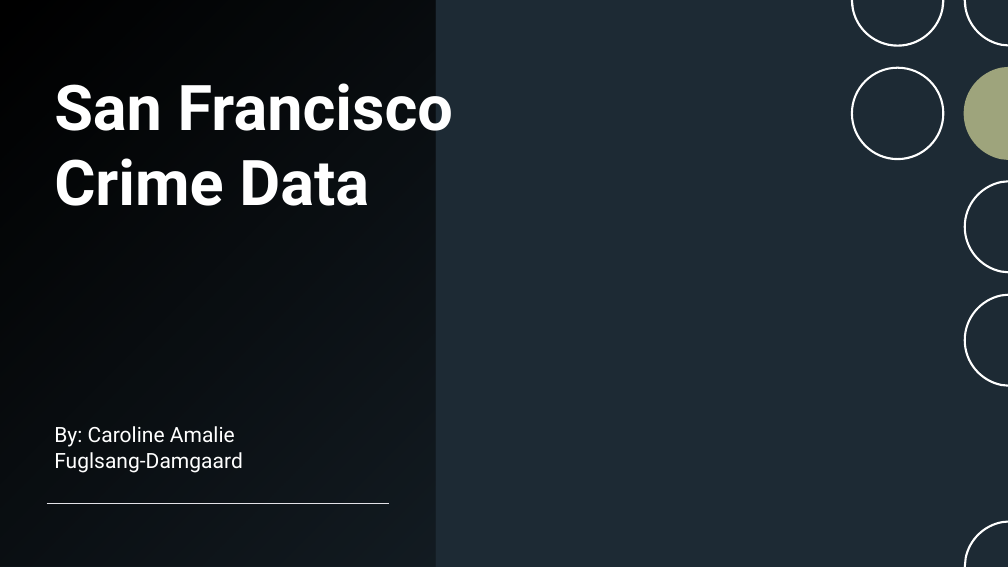
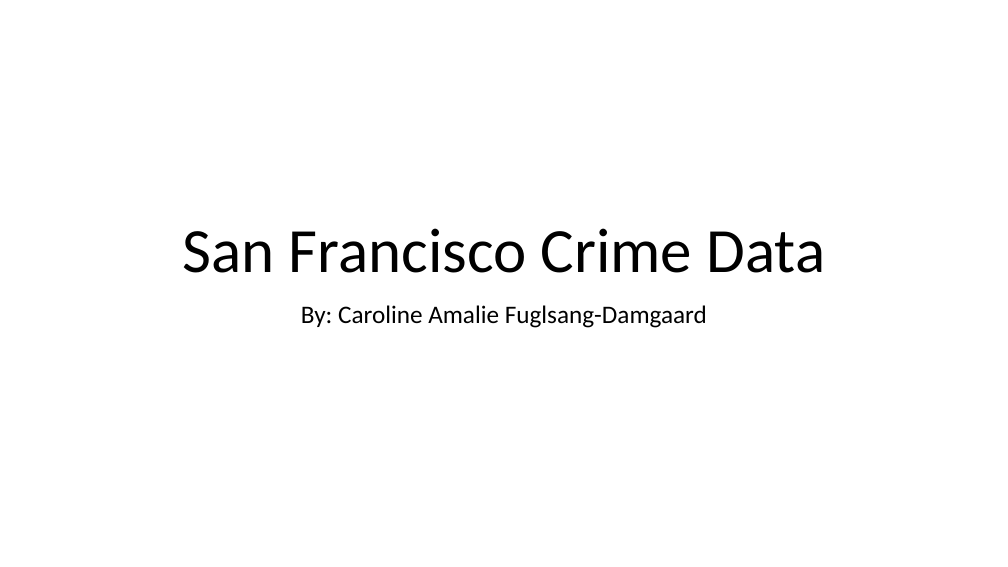
Before and after one commit to CarolineFuglsang/san_francisco_crime_data, a slide deck: slide 1 of presentation/San Francisco Crime Data.pptx. Drawn at 1008x567 pixels with LibreOffice and Linux fonts; fonts in the diff are those of the drawing; background and template pictures are left out. Boxes give left, top, right and bottom in pixels: in the first picture for what was removed or moved away, otherwise in the second. Text is boxed around its words. In the diff, an @@ line names an element or a change of style, - is before the commit and + after.

```diff
--- a/presentation/San Francisco Crime Data.pptx
+++ b/presentation/San Francisco Crime Data.pptx
@@ background picture (left out) to #FFFFFF @@
@@ rectangle removed at bbox=[0, 0, 1008, 567] @@
@@ rectangle removed at bbox=[0, 0, 436, 567] @@
@@ group removed at bbox=[513, 0, 1008, 567]: 13 freeform shapes @@
@@ title "San Francisco Crime Data": place and size @@
-title "San Francisco Crime Data" at bbox=[54, 83, 453, 206]
+title "San Francisco Crime Data" at bbox=[182, 228, 826, 273]
@@ title "San Francisco Crime Data" at bbox=[182, 228, 826, 273]: font Roboto to Calibri, text colour #FFFFFF to #000000, bold off; alignment left to centre; line spacing 1 to 0.9; vertical alignment top to bottom @@
@@ subtitle "By: Caroline Amalie Fuglsang-Damgaard": place and size @@
-subtitle "By: Caroline Amalie Fuglsang-Damgaard" at bbox=[54, 426, 243, 473]
+subtitle "By: Caroline Amalie Fuglsang-Damgaard" at bbox=[301, 305, 707, 328]
@@ subtitle "By: Caroline Amalie Fuglsang-Damgaard" at bbox=[301, 305, 707, 328]: size 20 to 24 pt, font Roboto to Calibri, text colour #FFFFFF to #000000; alignment left to centre; line spacing 1 to 0.9; more space between paragraphs; vertical alignment bottom to top @@
@@ line removed from (47, 504) to (389, 504) @@
@@ group removed at bbox=[851, 0, 1008, 567]: 7 freeform shapes @@
```
Also in this commit, not shown: 7 slides added.
